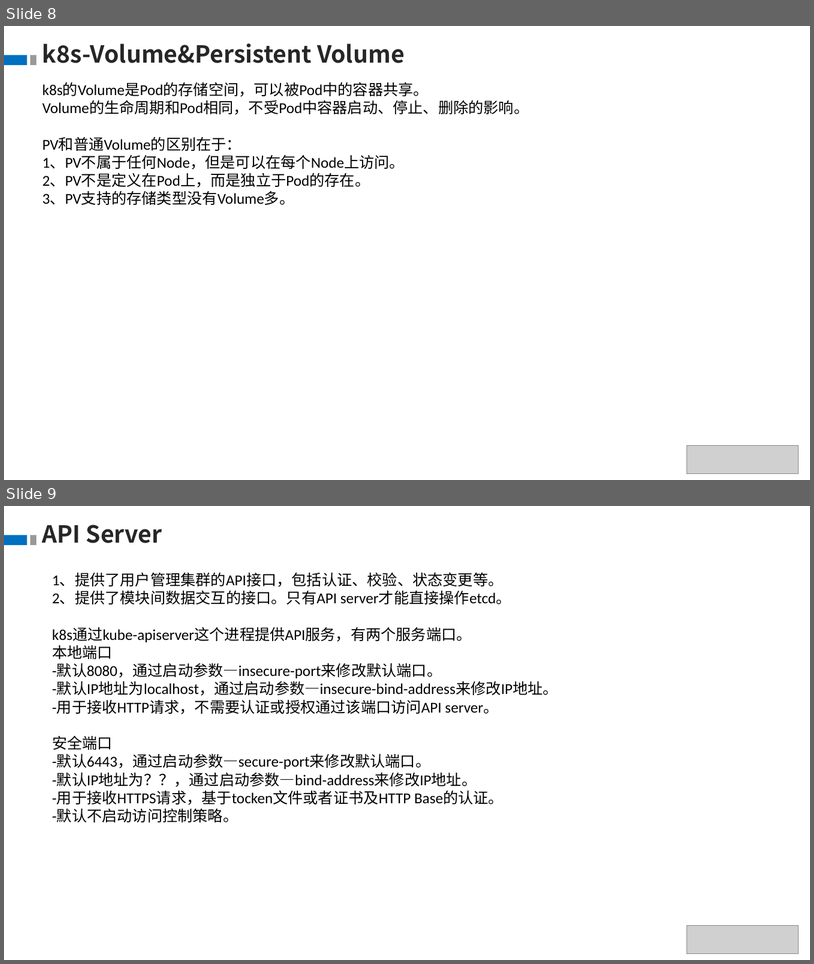
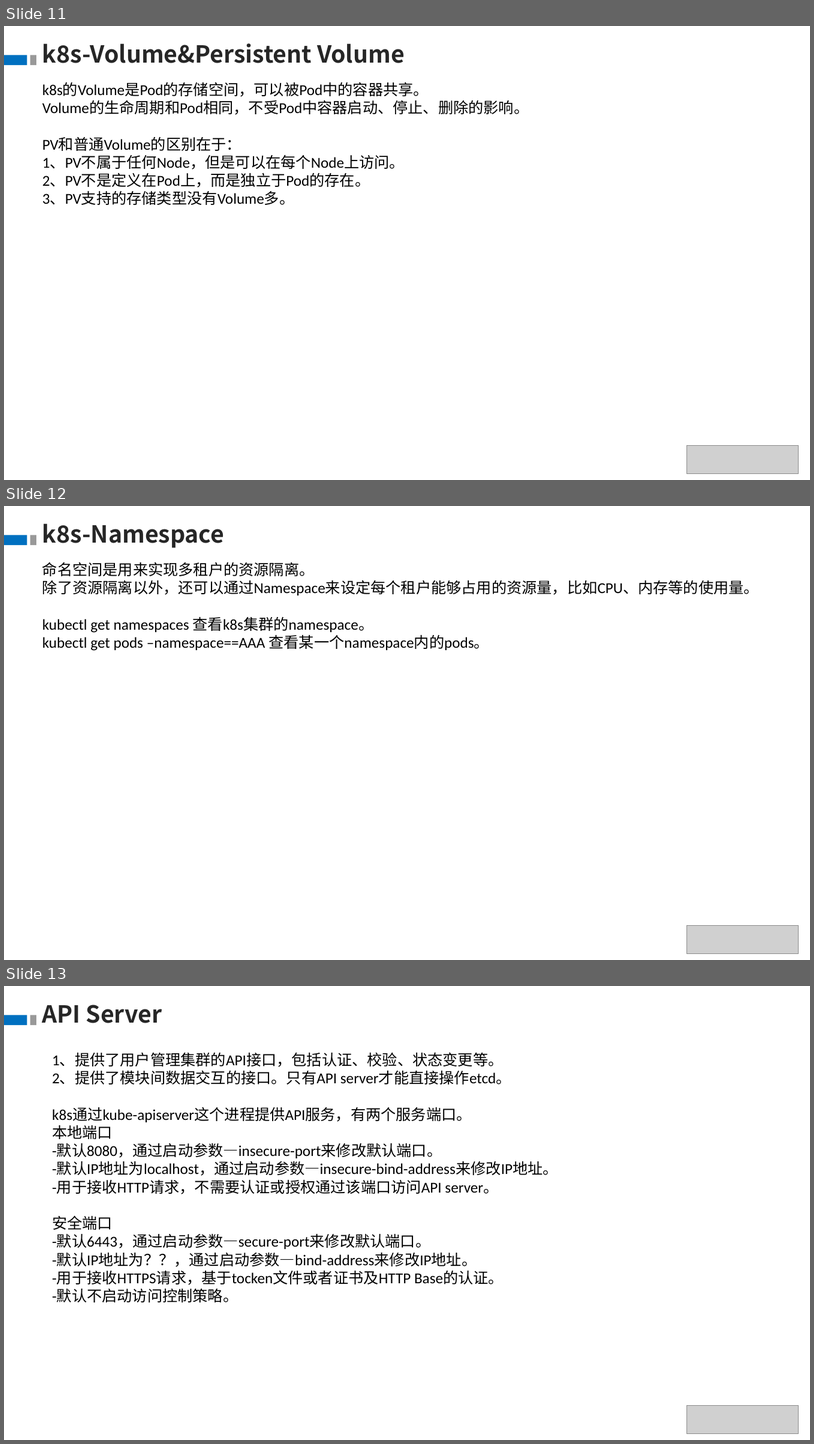
Before and after one commit to theDEADpool/data_structure, a slide deck: k8s.pptx. Shown one above the other, each under a label of ours: slides 8 and 9 before the commit, slides 11, 12 and 13 after it. The pictures are 814x964 and 814x1444 pixels, drawn with LibreOffice and Linux fonts; fonts in the diff are those of the drawing; grey boxes stand for pictures. Boxes give left, top, right and bottom in pixels: in the first picture for what was removed or moved away, otherwise in the second. Text is boxed around its words. In the diff, an @@ line names an element or a change of style, - is before the commit and + after.

```diff
--- a/k8s.pptx
+++ b/k8s.pptx
@@ slide 12 added at (4, 506, 810, 960), background #FFFFFF @@
@@ text added at (42, 523, 224, 548), 28 pt, text #262626, bold @@
+k8s-Namespace
@@ rectangle added at (4, 535, 27, 546), fill #0070C0 @@
@@ rectangle added at (30, 535, 36, 546), fill #999999 @@
@@ text added at (42, 562, 759, 651), 18 pt, text #000000 @@
+命名空间是用来实现多租户的资源隔离。
+除了资源隔离以外，还可以通过Namespace来设定每个租户能够占用的资源量，比如CPU、内存等的使用量。
+kubectl get namespaces 查看k8s集群的namespace。
+kubectl get pods –namespace==AAA 查看某一个namespace内的pods。
@@ picture added at (687, 925, 799, 954) @@
@@ what was slide 8 is now slide 11 @@
@@ what was slide 9 is now slide 13 @@
```
Also in this commit, not shown: 1 slide changed, 3 other slides added.
